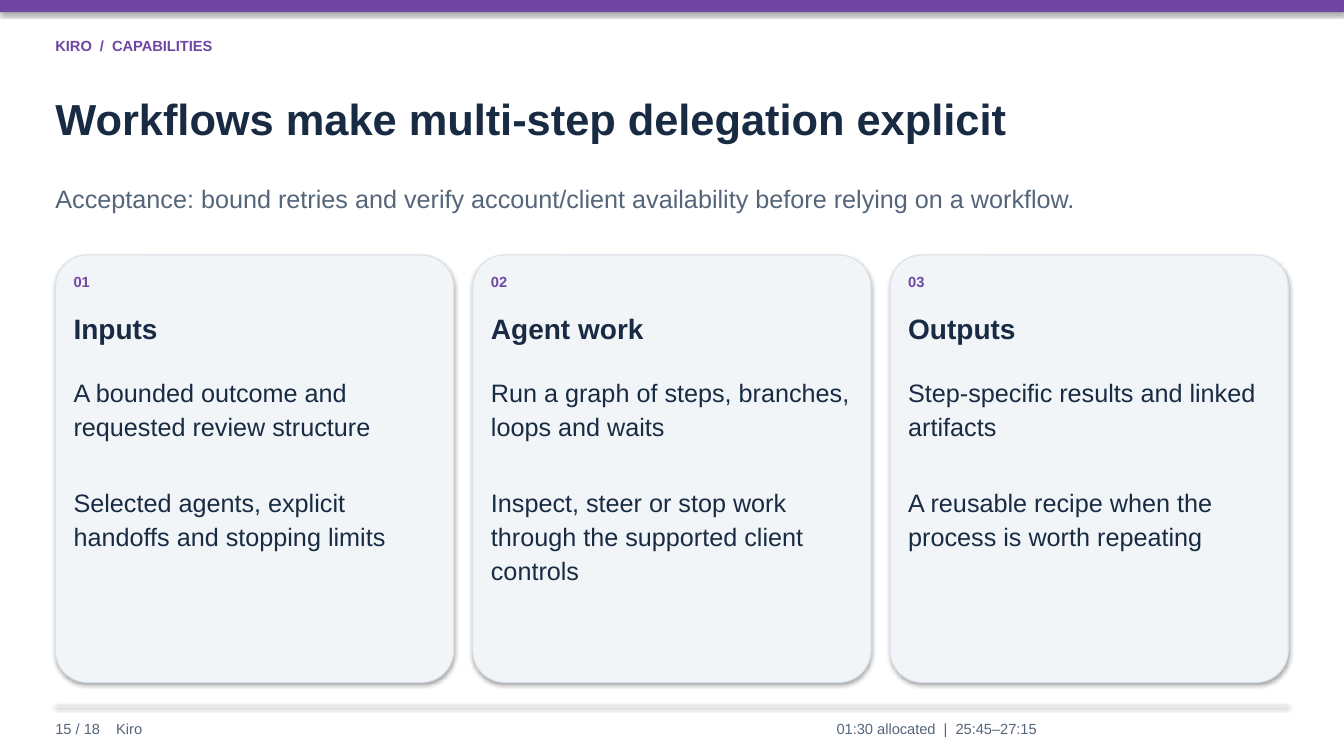
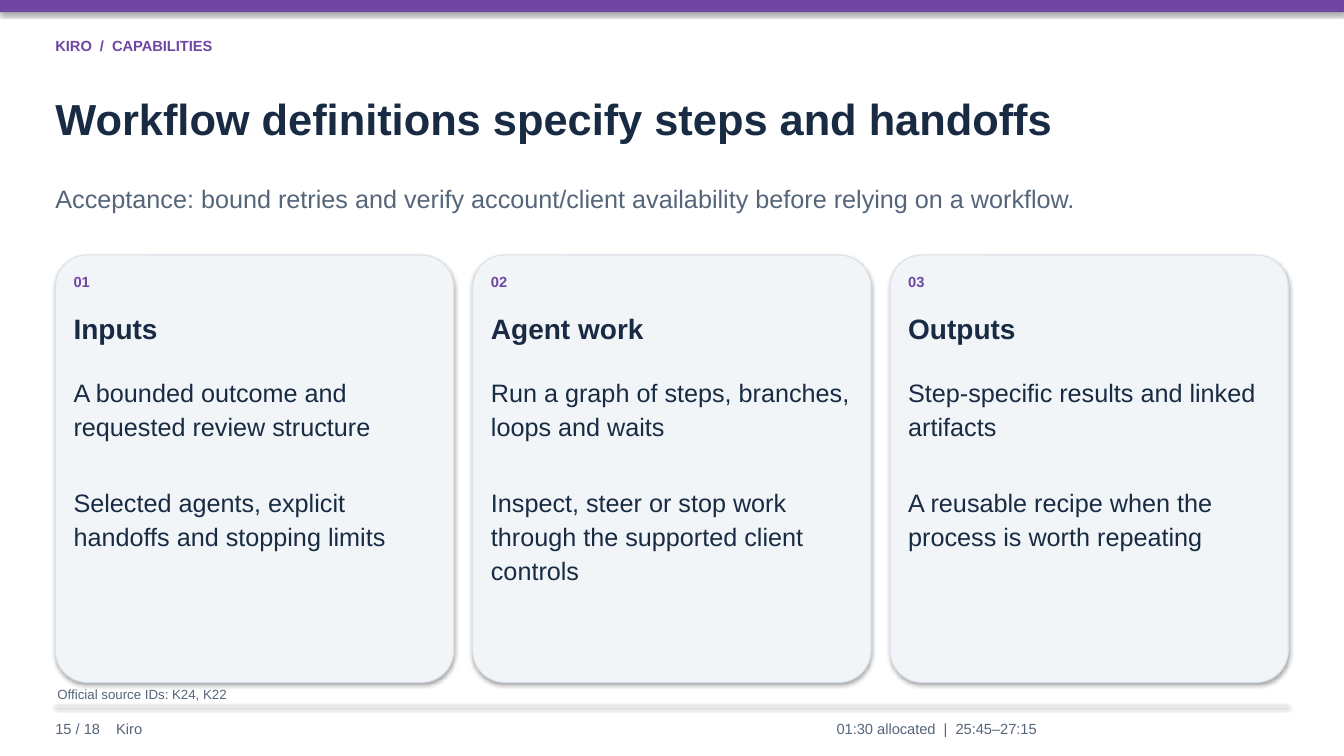
Before and after one commit to lyrel-dev/frontier-agents, a slide deck: slide 15 of presentations/kiro-presentation.pptx. Drawn at 1344x756 pixels with LibreOffice and Linux fonts; fonts in the diff are those of the drawing. Boxes give left, top, right and bottom in pixels: in the first picture for what was removed or moved away, otherwise in the second. Text is boxed around its words. In the diff, an @@ line names an element or a change of style, - is before the commit and + after.

```diff
--- a/presentations/kiro-presentation.pptx
+++ b/presentations/kiro-presentation.pptx
@@ text at (55,103,1052,143): text changed @@
-Workflows make multi-step delegation explicit
+Workflow definitions specify steps and handoffs
@@ text added at (57,689,227,701), 9.5 pt, text #55657A @@
+Official source IDs: K24, K22
```
Also in this commit, not shown: 17 other slides changed, 21 slides added.
